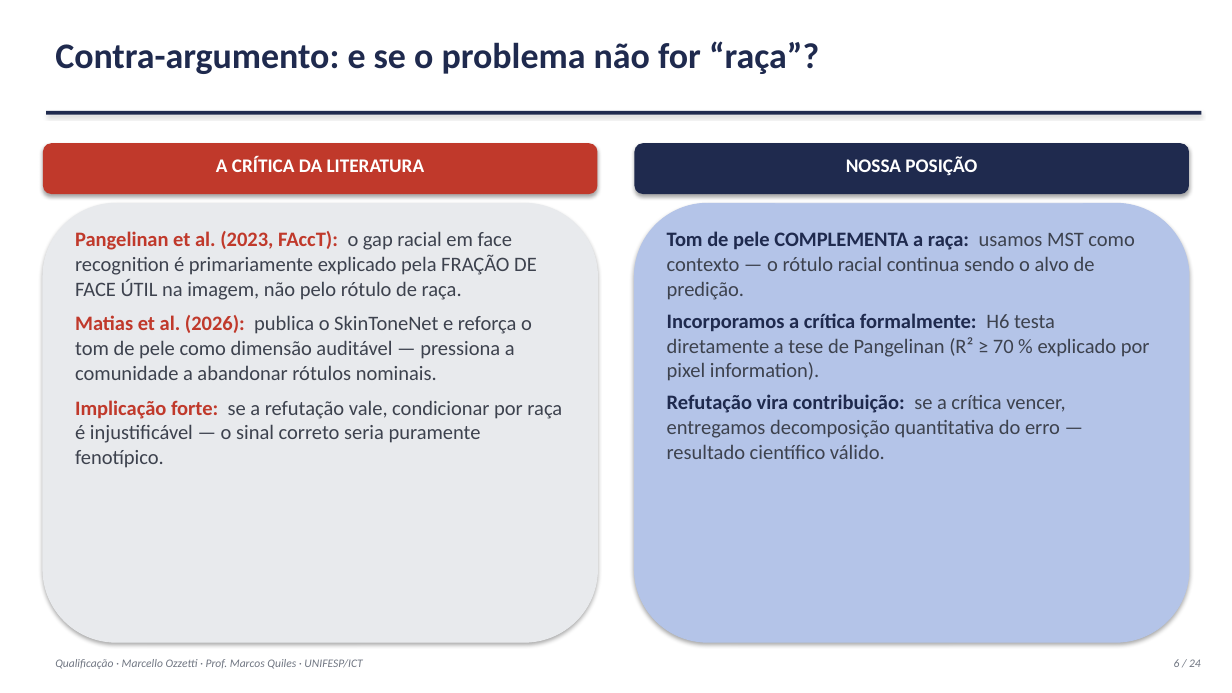
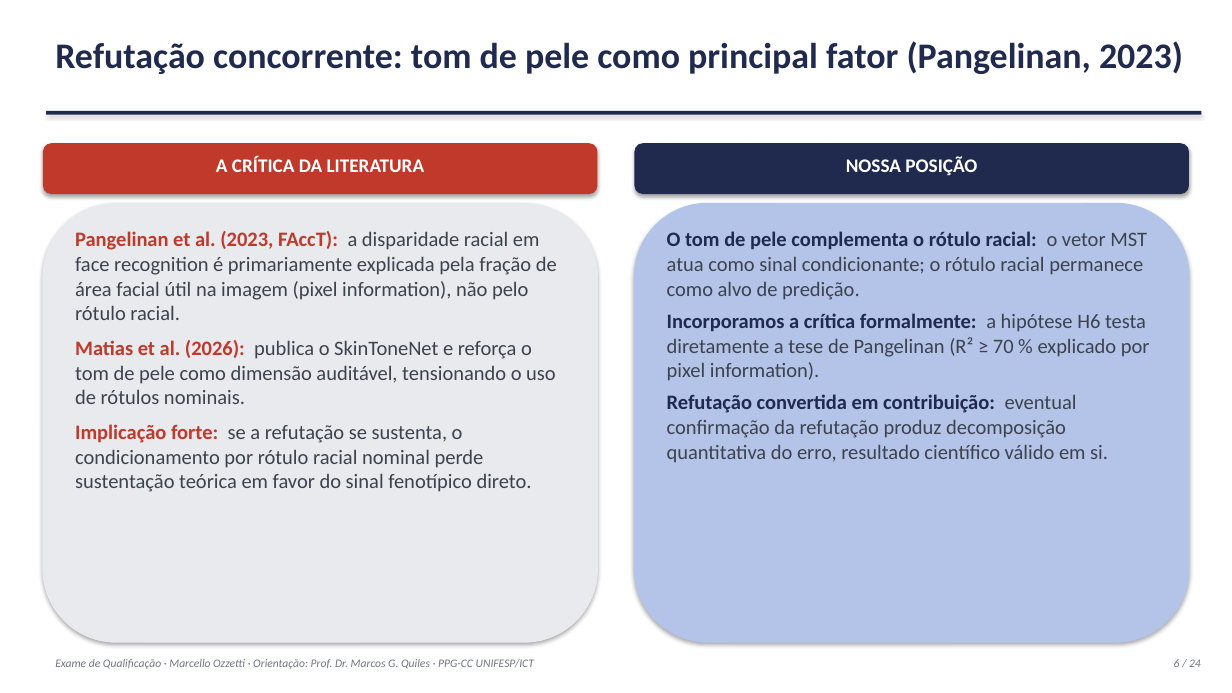
Before and after one commit to marcellozzetti/Facial-Recognition-Models-Mitigating-Bias, a slide deck: slide 6 of docs/ativo/material_qualificacao_2026-10-05.pptx. Drawn at 1232x693 pixels with LibreOffice and Linux fonts; fonts in the diff are those of the drawing. Boxes give left, top, right and bottom in pixels: in the first picture for what was removed or moved away, otherwise in the second. Text is boxed around its words. In the diff, an @@ line names an element or a change of style, - is before the commit and + after.

```diff
--- a/docs/ativo/material_qualificacao_2026-10-05.pptx
+++ b/docs/ativo/material_qualificacao_2026-10-05.pptx
@@ text at bbox=[55, 41, 1183, 74]: text changed @@
-Contra-argumento: e se o problema não for “raça”?
+Refutação concorrente: tom de pele como principal fator (Pangelinan, 2023)
@@ text at bbox=[75, 231, 557, 492]: text changed @@
-Pangelinan et al. (2023, FAccT): o gap racial em face recognition é primariamente explicado pela FRAÇÃO DE FACE ÚTIL na imagem, não pelo rótulo de raça.
-Matias et al. (2026): publica o SkinToneNet e reforça o tom de pele como dimensão auditável — pressiona a comunidade a abandonar rótulos nominais.
-Implicação forte: se a refutação vale, condicionar por raça é injustificável — o sinal correto seria puramente fenotípico.
+Pangelinan et al. (2023, FAccT): a disparidade racial em face recognition é primariamente explicada pela fração de área facial útil na imagem (pixel information), não pelo rótulo racial.
+Matias et al. (2026): publica o SkinToneNet e reforça o tom de pele como dimensão auditável, tensionando o uso de rótulos nominais.
+Implicação forte: se a refutação se sustenta, o condicionamento por rótulo racial nominal perde sustentação teórica em favor do sinal fenotípico direto.
@@ text at bbox=[667, 231, 1150, 463]: text changed @@
-Tom de pele COMPLEMENTA a raça: usamos MST como contexto — o rótulo racial continua sendo o alvo de predição.
-Incorporamos a crítica formalmente: H6 testa diretamente a tese de Pangelinan (R² ≥ 70 % explicado por pixel information).
-Refutação vira contribuição: se a crítica vencer, entregamos decomposição quantitativa do erro — resultado científico válido.
+O tom de pele complementa o rótulo racial: o vetor MST atua como sinal condicionante; o rótulo racial permanece como alvo de predição.
+Incorporamos a crítica formalmente: a hipótese H6 testa diretamente a tese de Pangelinan (R² ≥ 70 % explicado por pixel information).
+Refutação convertida em contribuição: eventual confirmação da refutação produz decomposição quantitativa do erro, resultado científico válido em si.
@@ text at bbox=[55, 659, 534, 669]: text changed @@
-Qualificação · Marcello Ozzetti · Prof. Marcos Quiles · UNIFESP/ICT
+Exame de Qualificação · Marcello Ozzetti · Orientação: Prof. Dr. Marcos G. Quiles · PPG-CC UNIFESP/ICT
```
Also in this commit, not shown: 21 other slides changed, 1 other file.
